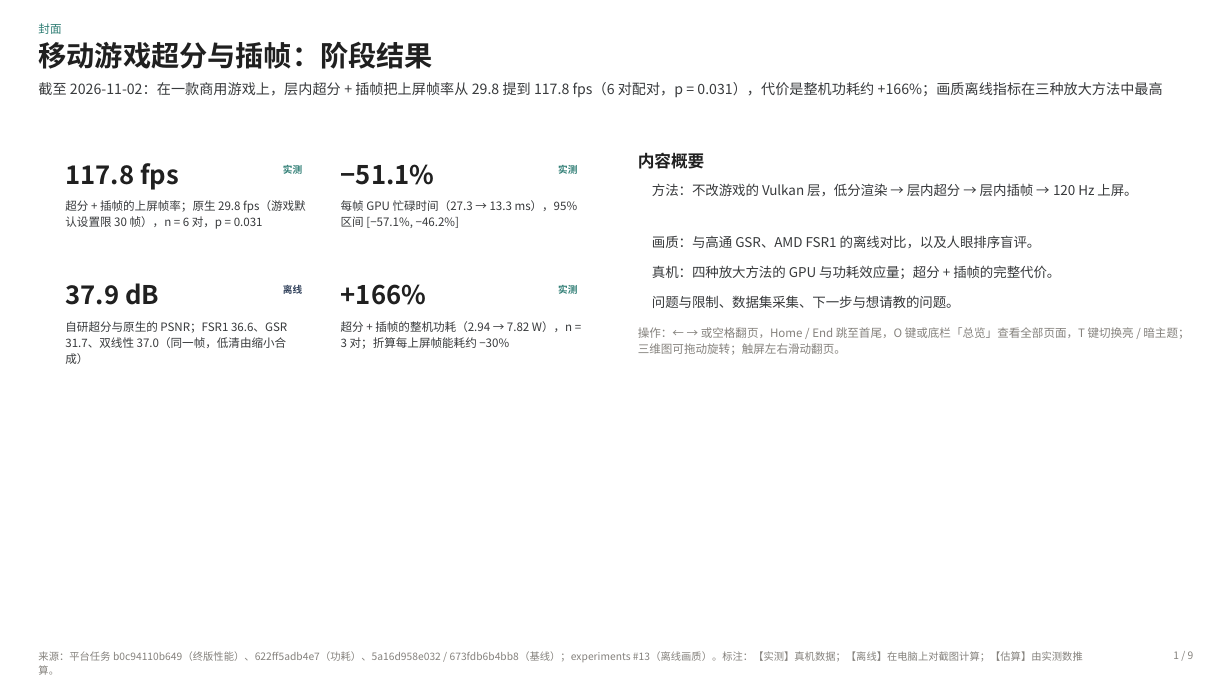
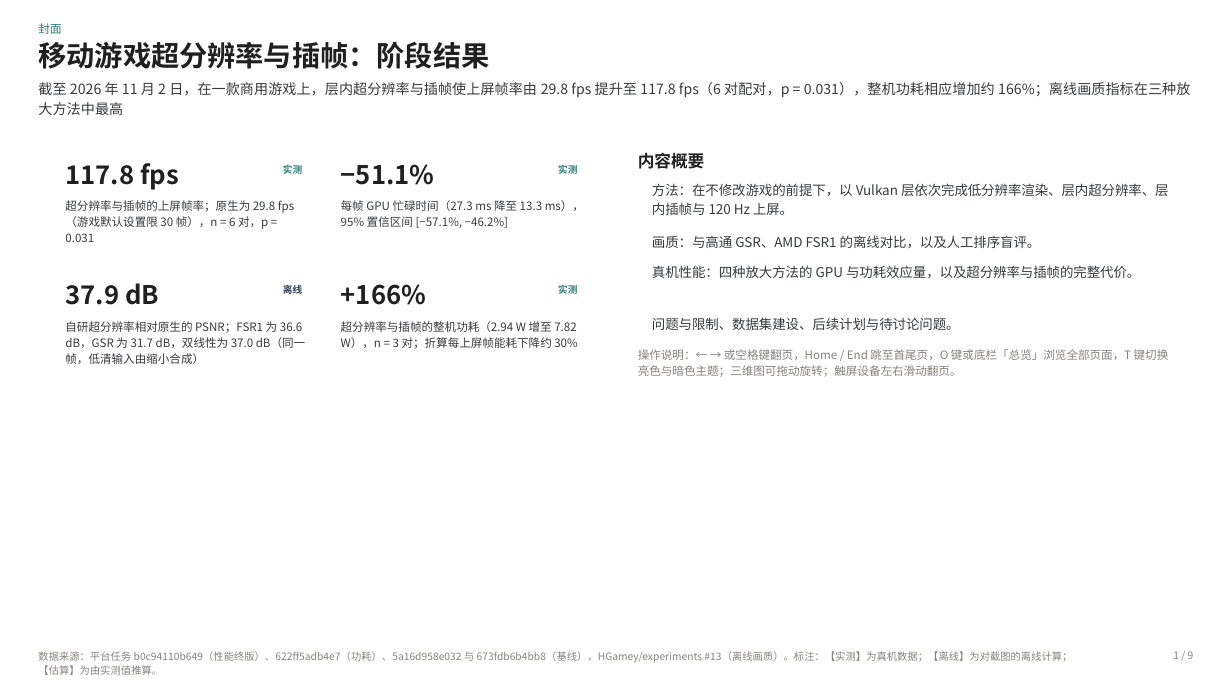
Before and after one commit to HGamey/docs, a slide deck: slide 1 of slides/2026-11-02-超分与插帧阶段结果.pptx. Drawn at 1232x693 pixels with LibreOffice and Linux fonts; fonts in the diff are those of the drawing; background and template pictures are left out. Boxes give left, top, right and bottom in pixels: in the first picture for what was removed or moved away, otherwise in the second. Text is boxed around its words. In the diff, an @@ line names an element or a change of style, - is before the commit and + after.

```diff
--- a/slides/2026-11-02-超分与插帧阶段结果.pptx
+++ b/slides/2026-11-02-超分与插帧阶段结果.pptx
@@ text at <box>38,42,489,69</box>: text changed @@
-移动游戏超分与插帧：阶段结果
+移动游戏超分辨率与插帧：阶段结果
@@ text at <box>38,82,1190,115</box>: text changed @@
-截至 2026-11-02：在一款商用游戏上，层内超分 + 插帧把上屏帧率从 29.8 提到 117.8 fps（6 对配对，p = 0.031），代价是整机功耗约 +166%；画质离线指标在三种放大方法中最高
+截至 2026 年 11 月 2 日，在一款商用游戏上，层内超分辨率与插帧使上屏帧率由 29.8 fps 提升至 117.8 fps（6 对配对，p = 0.031），整机功耗相应增加约 166%；离线画质指标在三种放大方法中最高
@@ text at <box>65,200,294,242</box>: text changed @@
-超分 + 插帧的上屏帧率；原生 29.8 fps（游戏默认设置限 30 帧），n = 6 对，p = 0.031
+超分辨率与插帧的上屏帧率；原生为 29.8 fps（游戏默认设置限 30 帧），n = 6 对，p = 0.031
@@ text at <box>341,200,584,228</box>: text changed @@
-每帧 GPU 忙碌时间（27.3 → 13.3 ms），95% 区间 [−57.1%, −46.2%]
+每帧 GPU 忙碌时间（27.3 ms 降至 13.3 ms），95% 置信区间 [−57.1%, −46.2%]
@@ text at <box>652,183,1169,215</box>: text changed @@
-方法：不改游戏的 Vulkan 层，低分渲染 → 层内超分 → 层内插帧 → 120 Hz 上屏。
+方法：在不修改游戏的前提下，以 Vulkan 层依次完成低分辨率渲染、层内超分辨率、层内插帧与 120 Hz 上屏。
@@ text at <box>652,235,1041,248</box>: text changed @@
-画质：与高通 GSR、AMD FSR1 的离线对比，以及人眼排序盲评。
+画质：与高通 GSR、AMD FSR1 的离线对比，以及人工排序盲评。
@@ text at <box>652,265,1140,278</box>: text changed @@
-真机：四种放大方法的 GPU 与功耗效应量；超分 + 插帧的完整代价。
+真机性能：四种放大方法的 GPU 与功耗效应量，以及超分辨率与插帧的完整代价。
@@ text at <box>65,321,305,364</box>: text changed @@
-自研超分与原生的 PSNR；FSR1 36.6、GSR 31.7、双线性 37.0（同一帧，低清由缩小合成）
+自研超分辨率相对原生的 PSNR；FSR1 为 36.6 dB，GSR 为 31.7 dB，双线性为 37.0 dB（同一帧，低清输入由缩小合成）
@@ text at <box>341,321,577,349</box>: text changed @@
-超分 + 插帧的整机功耗（2.94 → 7.82 W），n = 3 对；折算每上屏帧能耗约 −30%
+超分辨率与插帧的整机功耗（2.94 W 增至 7.82 W），n = 3 对；折算每上屏帧能耗下降约 30%
@@ text at <box>652,317,960,330</box>: text changed @@
-问题与限制、数据集采集、下一步与想请教的问题。
+问题与限制、数据集建设、后续计划与待讨论问题。
@@ text at <box>638,349,1169,377</box>: text changed @@
-操作：← → 或空格翻页，Home / End 跳至首尾，O 键或底栏「总览」查看全部页面，T 键切换亮 / 暗主题；三维图可拖动旋转；触屏左右滑动翻页。
+操作说明：← → 或空格键翻页，Home / End 跳至首尾页，O 键或底栏「总览」浏览全部页面，T 键切换亮色与暗色主题；三维图可拖动旋转；触屏设备左右滑动翻页。
@@ text at <box>38,651,1072,675</box>: text changed @@
-来源：平台任务 b0c94110b649（终版性能）、622ff5adb4e7（功耗）、5a16d958e032 / 673fdb6b4bb8（基线）；experiments #13（离线画质）。标注：【实测】真机数据；【离线】在电脑上对截图计算；【估算】由实测数推算。
+数据来源：平台任务 b0c94110b649（性能终版）、622ff5adb4e7（功耗）、5a16d958e032 与 673fdb6b4bb8（基线），HGamey/experiments #13（离线画质）。标注：【实测】为真机数据；【离线】为对截图的离线计算；【估算】为由实测值推算。
```
Also in this commit, not shown: 8 other slides changed, 49 other files.
